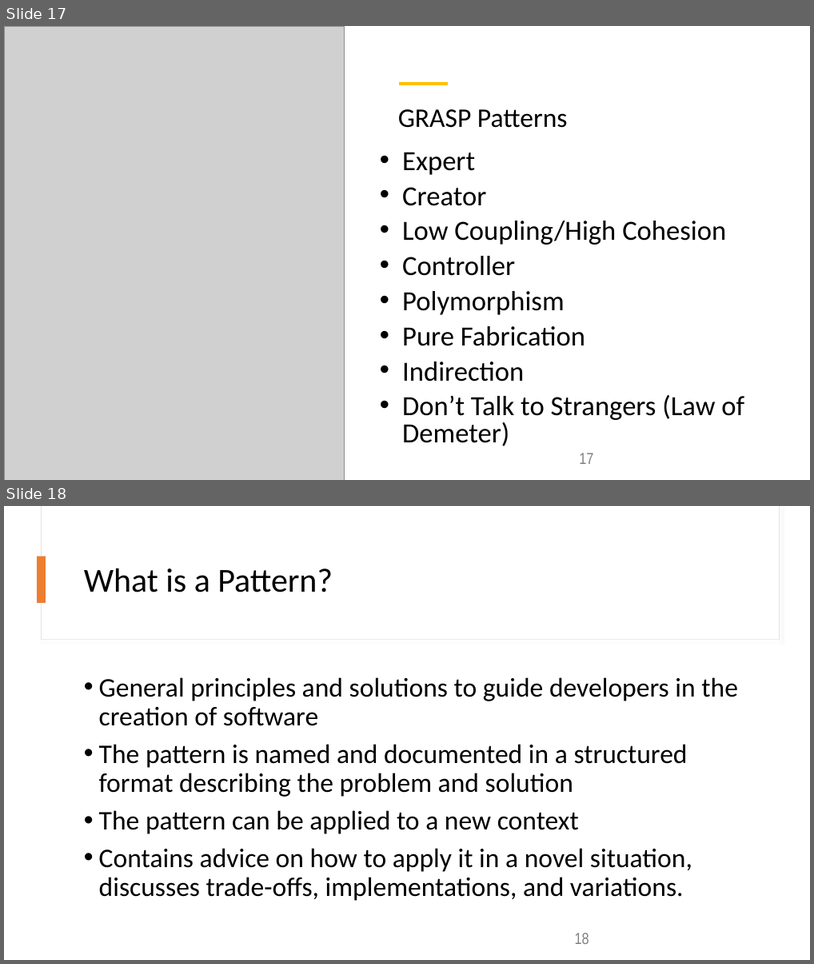
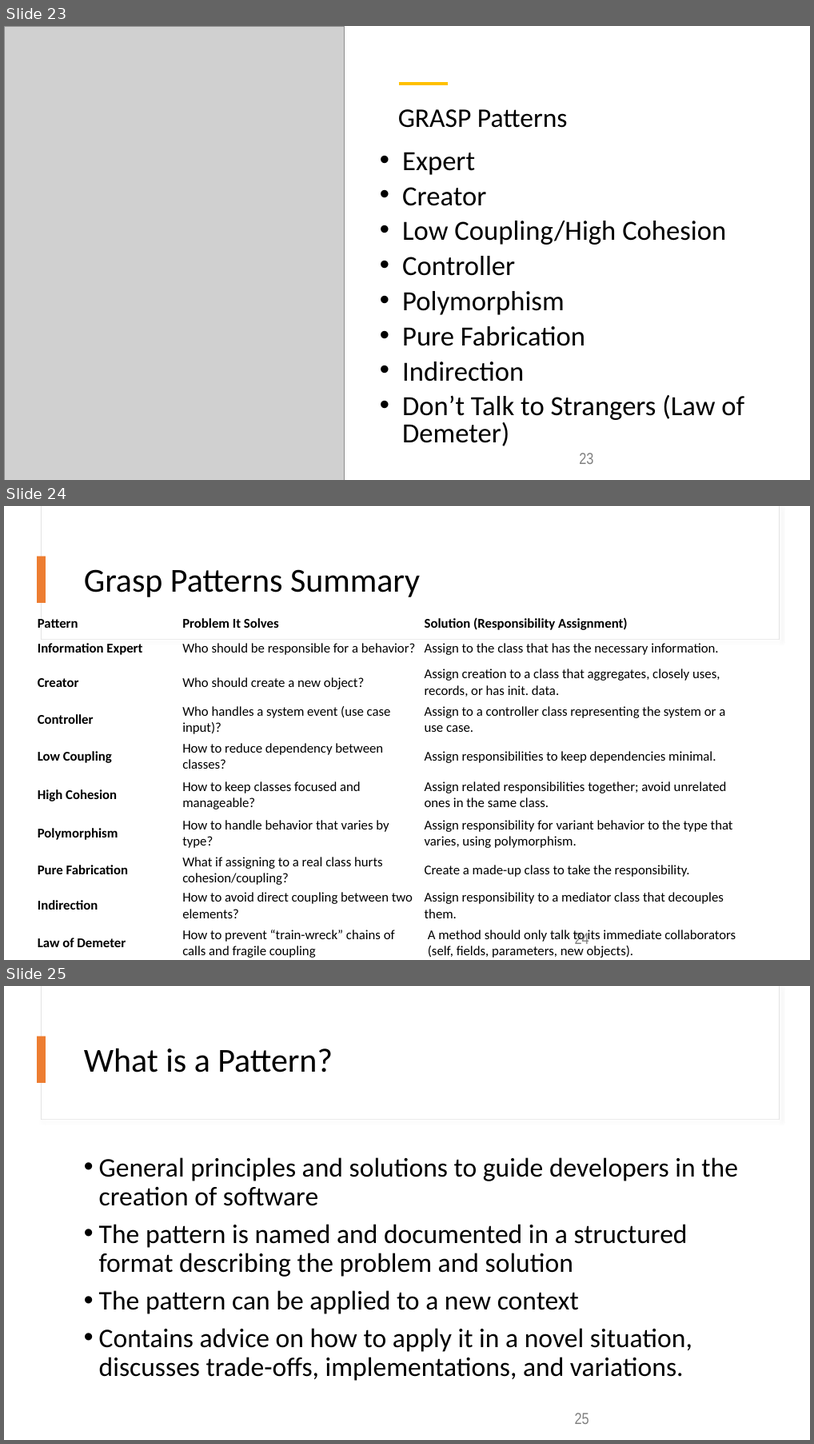
Before and after one commit to kthanasi-git/SW_Engineering, a slide deck: SOFTWARE ENGINEERING/SLIDES/7-Design Principles I.pptx. Shown one above the other, each under a label of ours: slides 17 and 18 before the commit, slides 23, 24 and 25 after it. The pictures are 814x964 and 814x1444 pixels, drawn with LibreOffice and Linux fonts; fonts in the diff are those of the drawing; grey boxes stand for pictures. Boxes give left, top, right and bottom in pixels: in the first picture for what was removed or moved away, otherwise in the second. Text is boxed around its words. In the diff, an @@ line names an element or a change of style, - is before the commit and + after.

```diff
--- a/SOFTWARE ENGINEERING/SLIDES/7-Design Principles I.pptx
+++ b/SOFTWARE ENGINEERING/SLIDES/7-Design Principles I.pptx
@@ slide 24 added at (4, 506, 810, 960), background #FFFFFF @@
@@ rectangle added at (41, 506, 779, 640), fill #FFFFFF, outline #E1E1E1 0.75 pt @@
@@ rectangle added at (42, 506, 779, 639), fill #FFFFFF @@
@@ rectangle added at (38, 556, 46, 603), fill #ED7D31 @@
@@ title added at (84, 569, 420, 597), 40 pt, text #000000 @@
+Grasp Patterns Summary
@@ table added at (35, 613, 745, 960), 10 rows, 3 columns @@
+Pattern | Problem It Solves | Solution (Responsibility Assignment)
+Information Expert | Who should be responsible for a behavior? | Assign to the class that has the necessary information.
+Creator | Who should create a new object? | Assign creation to a class that aggregates, closely uses, records, or has init. data.
+Controller | Who handles a system event (use case input)? | Assign to a controller class representing the system or a use case.
+Low Coupling | How to reduce dependency between classes? | Assign responsibilities to keep dependencies minimal.
+High Cohesion | How to keep classes focused and manageable? | Assign related responsibilities together; avoid unrelated ones in the same class.
+Polymorphism | How to handle behavior that varies by type? | Assign responsibility for variant behavior to the type that varies, using polymorphism.
+Pure Fabrication | What if assigning to a real class hurts cohesion/coupling? | Create a made-up class to take the responsibility.
+Indirection | How to avoid direct coupling between two elements? | Assign responsibility to a mediator class that decouples them.
+Law of Demeter | How to prevent “train-wreck” chains of calls and fragile coupling | A method should only talk to its immediate collaborators (self, fields, parameters, new objects).
@@ page number added at (575, 931, 590, 944), 19 pt, text #808080 @@
+24
@@ what was slide 17 is now slide 23 @@
@@ page number at (579, 452, 594, 464): text changed @@
-17
+23
@@ what was slide 18 is now slide 25 @@
@@ page number at (575, 1412, 590, 1424): text changed @@
-18
+25
```
Also in this commit, not shown: 4 slides changed, 6 other slides added, 20 other files.
